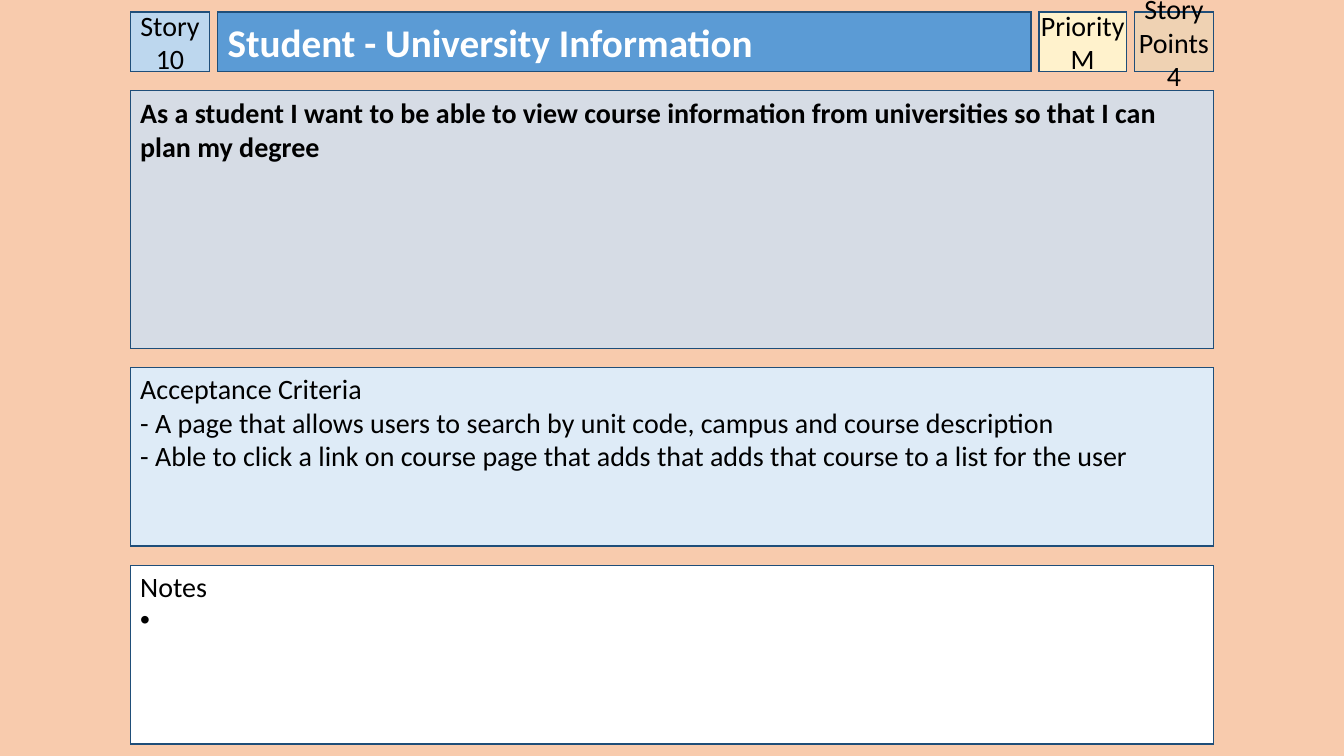
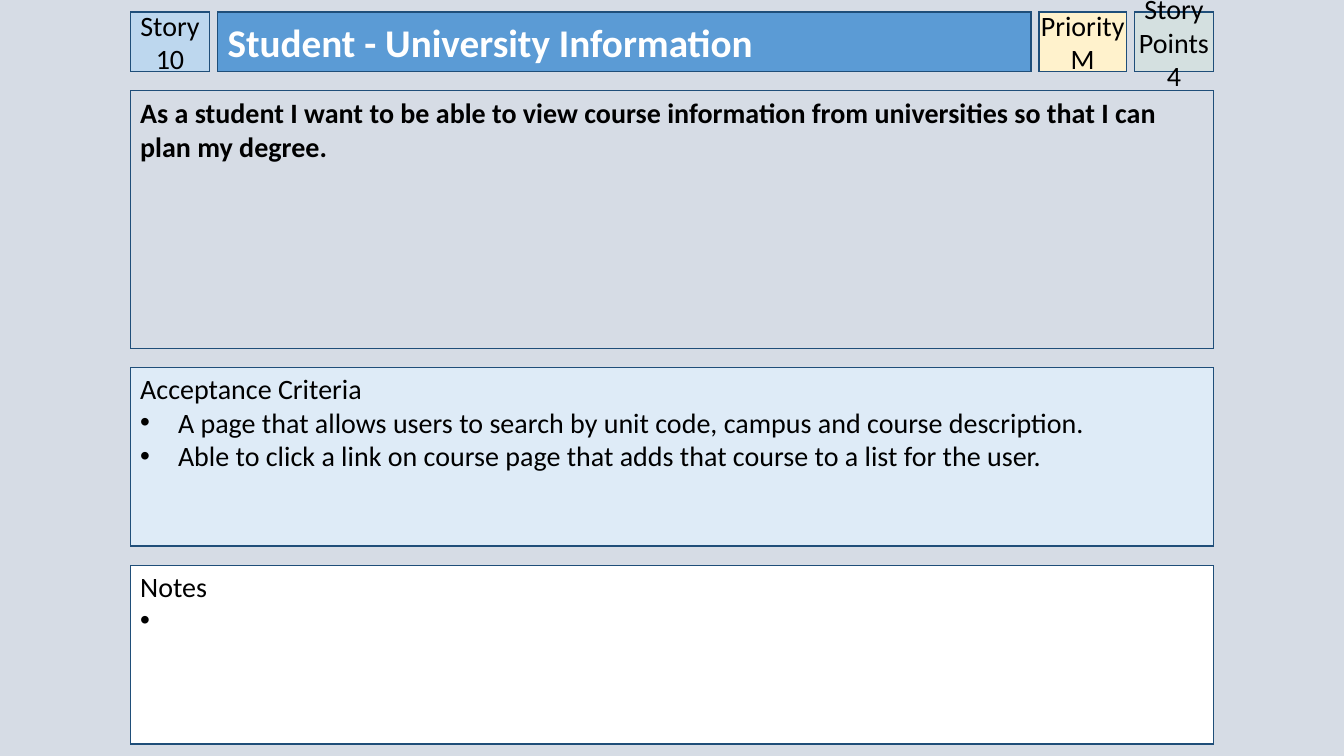
Before and after one commit to owencharters/IFB299, a slide deck: slide 11 of IFB299 - Collaborated User Stories - 2.pptx. Drawn at 1344x756 pixels with LibreOffice and Linux fonts; fonts in the diff are those of the drawing. Boxes give left, top, right and bottom in pixels: in the first picture for what was removed or moved away, otherwise in the second. Text is boxed around its words. In the diff, an @@ line names an element or a change of style, - is before the commit and + after.

```diff
--- a/IFB299 - Collaborated User Stories - 2.pptx
+++ b/IFB299 - Collaborated User Stories - 2.pptx
@@ background #F8CBAD to #D6DCE5 @@
@@ text in rectangle at [140, 103, 1155, 162]: text changed @@
-As a student I want to be able to view course information from universities so that I can plan my degree
+As a student I want to be able to view course information from universities so that I can plan my degree.
@@ text in rectangle at [178, 413, 1083, 471]: text changed @@
-- A page that allows users to search by unit code, campus and course description
-- Able to click a link on course page that adds that adds that course to a list for the user
+• A page that allows users to search by unit code, campus and course description.
+• Able to click a link on course page that adds that course to a list for the user.
```
Also in this commit, not shown: 18 other slides changed, 1 slide added, 1 other file.
